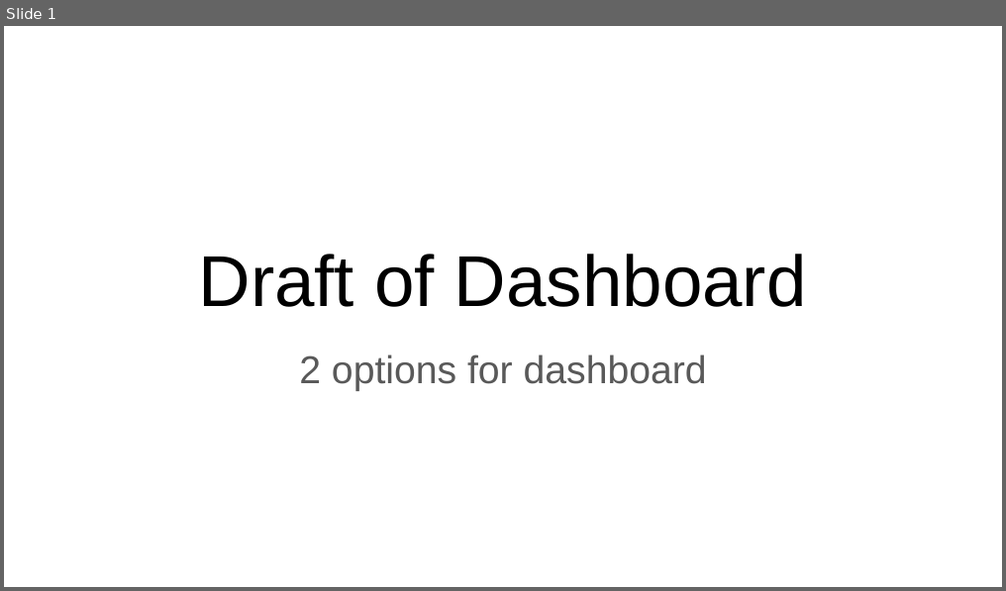
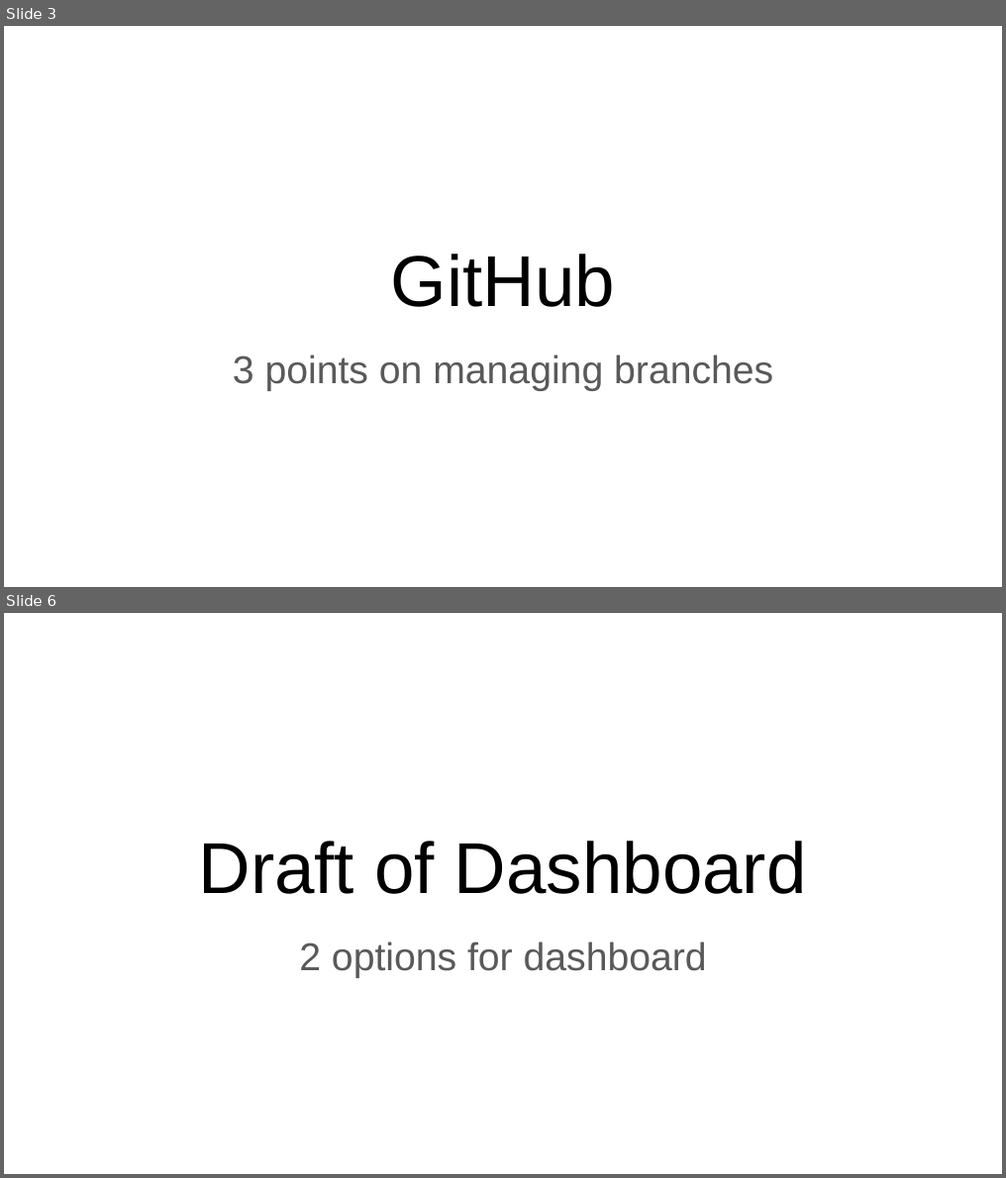
Before and after one commit to ahwinkelman/Group-4-Final, a slide deck: Draft of Dashboard.pptx. Shown one above the other, each under a label of ours: slide 1 before the commit, slides 3 and 6 after it; the slides between them are not shown. The pictures are 1006x591 and 1006x1178 pixels, drawn with LibreOffice and Linux fonts; fonts in the diff are those of the drawing. Boxes give left, top, right and bottom in pixels: in the first picture for what was removed or moved away, otherwise in the second. Text is boxed around its words. In the diff, an @@ line names an element or a change of style, - is before the commit and + after.

```diff
--- a/Draft of Dashboard.pptx
+++ b/Draft of Dashboard.pptx
@@ slide 3 added at (4, 26, 1002, 587), background #FFFFFF @@
@@ title added at (391, 254, 615, 307), 52 pt, text #000000 @@
+GitHub
@@ subtitle added at (233, 355, 773, 391), 28 pt, text #595959 @@
+3 points on managing branches
@@ what was slide 1 is now slide 6 @@
```
Also in this commit, not shown: 4 other slides added.
